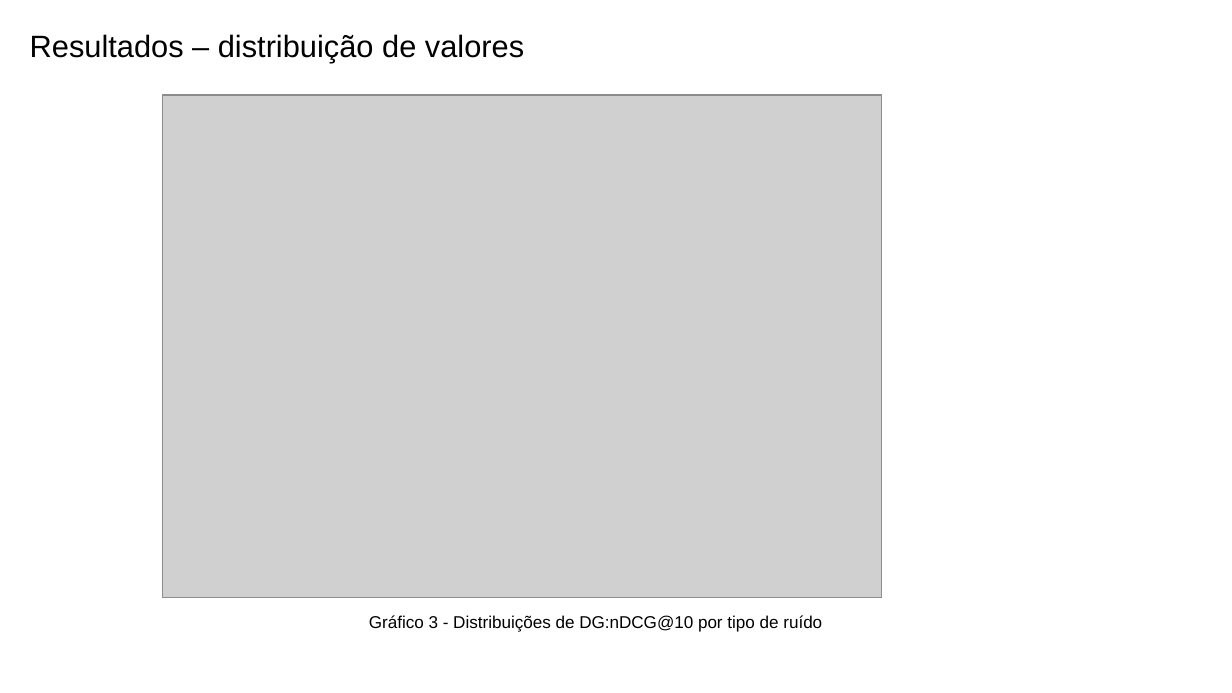
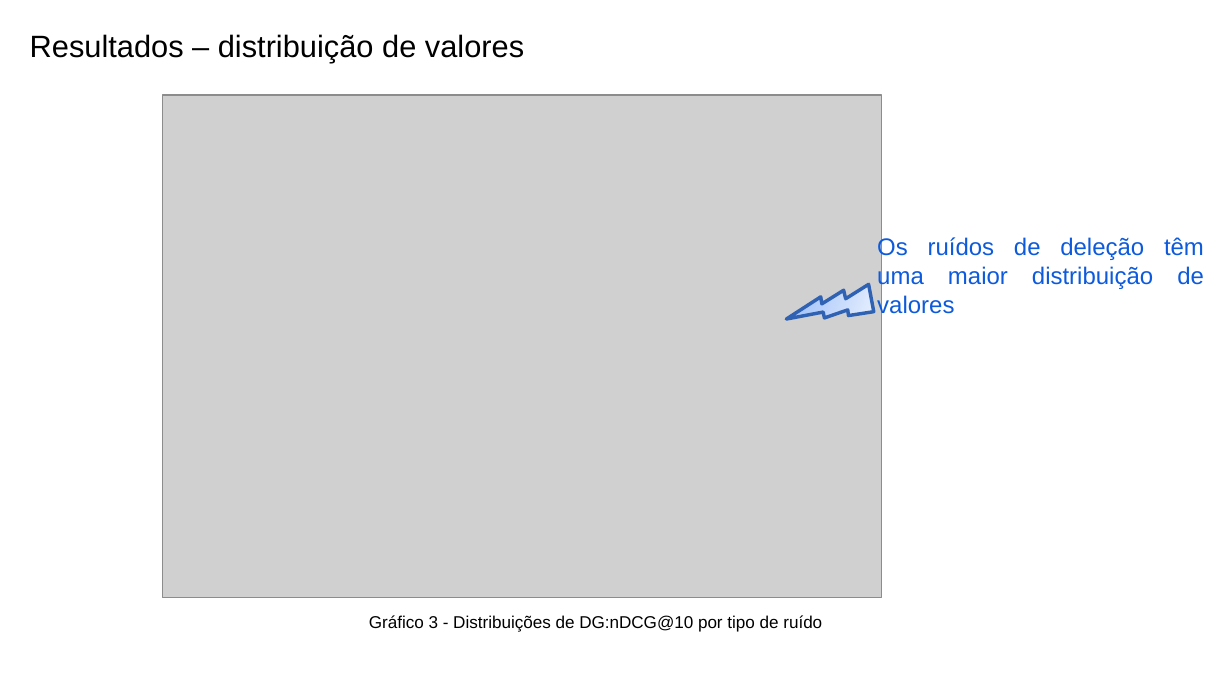
Before and after one commit to leonardo3108/robustez-query, a slide deck: slide 12 of docs/presentations/Apresentação final - 20211209.pptx (slide 9 before the commit). Drawn at 1232x693 pixels with LibreOffice and Linux fonts; fonts in the diff are those of the drawing; grey boxes stand for pictures. Boxes give left, top, right and bottom in pixels: in the first picture for what was removed or moved away, otherwise in the second. Text is boxed around its words. In the diff, an @@ line names an element or a change of style, - is before the commit and + after.

```diff
--- a/docs/presentations/Apresentação final - 20211209.pptx
+++ b/docs/presentations/Apresentação final - 20211209.pptx
@@ text added at box(877, 236, 1204, 290), 14 pt, text #0D5BDC @@
+Os ruídos de deleção têm uma maior distribuição de valores
@@ lightning bolt added at box(786, 262, 882, 347), fill gradient #F6F9FE to #AAC8FA to #C6DAFC, outline #3162B5 2 pt @@
```
Also in this commit, not shown: 6 other slides changed, 3 slides added.
